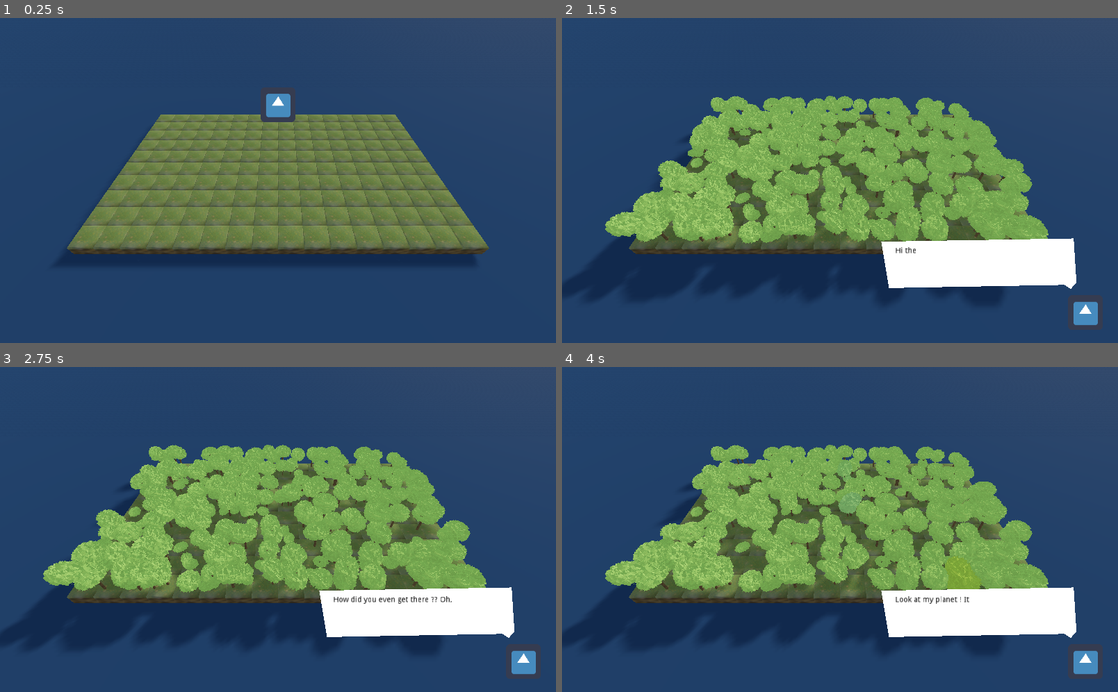
Above: before the commit, frames 1-4 (two rows, left to right).
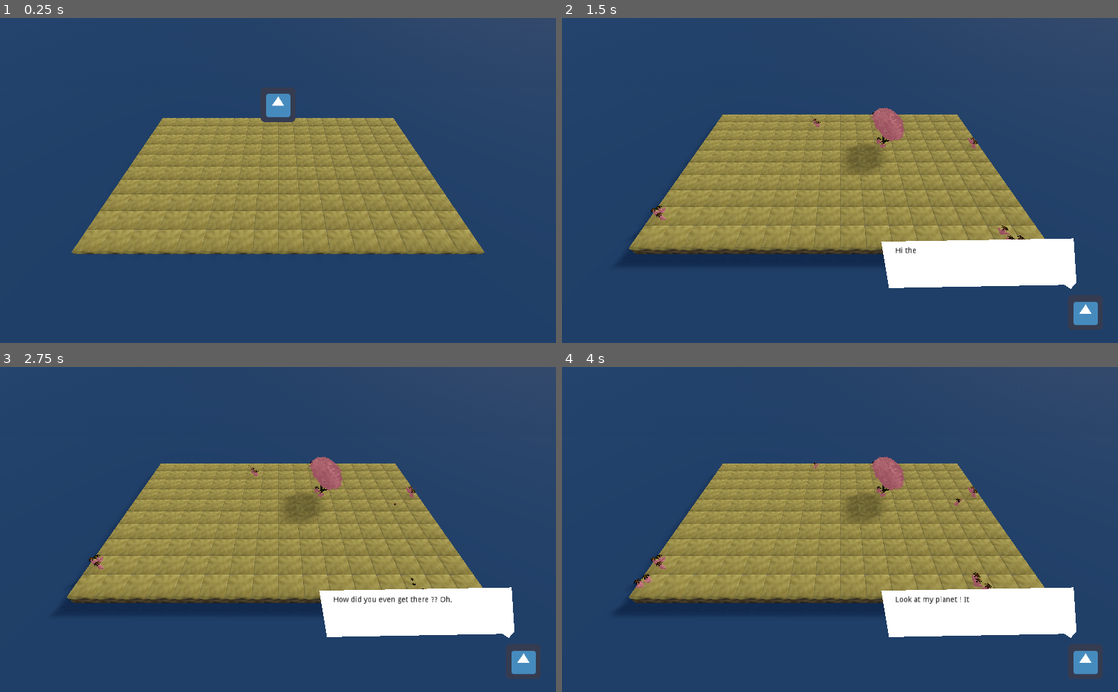
Above: after the commit, the same moments.

Repository: rmonthil-game-jams/scientific-game-jam-2021-team-amber
Game: Godot game, scene res://game/Game.tscn
Same seed, same stepped clock (60 frames per second), same inputs: the game is played once before the commit and once after it. The engine's default icon, where the game draws it, is replaced by a stand-in: a white triangle on a blue panel in a dark square.
Inputs (mouse positions are in pixels of both pictures, inside the frame that each line leads up to):
- Up to frame 1 (0.25 s): no input
- Up to frame 2 (1.5 s): move the mouse to (962, 164) at 0.52 s; click (962, 164) at 0.67 s; move the mouse to (728, 196) at 1.27 s; click (728, 196) at 1.42 s
- Up to frame 3 (2.75 s): click (417, 614) at 2 s
- Up to frame 4 (4 s): click (979, 614) at 2.75 s; click (979, 614) at 3.5 s

The runs differ from the first frame. In frame 1, 24% of the frame differs, in the area x 10-88%, y 29-76%; in frame 2, 32%, in the area x 0-88%, y 23-88%; in frame 3, 32%; in frame 4, 31%.

Commit message:
intro

Diff:
--- a/game/Game.gd
+++ b/game/Game.gd
@@ -1,4 +1,9 @@
 extends Control
+
+func _ready():
+	$World/Simulation.set_empty_state()
+	# TODO: remove the following
+	$Achievements.set_process(false)
 
 func _on_MainMenu_started():
 	$BiodiversityProgress.show()
@@ -10,11 +15,18 @@
 	$World.current_tool = tool_name
 
 var current_tool : String = ""
-func _on_PhyloGeny_started():
+func _on_PhyloGeny_started(dialogue : String):
 	current_tool = $World.current_tool
 	$World.current_tool = ""
 	$BiodiversityProgress.hide()
 
-func _on_PhyloGeny_finished():
+func _on_PhyloGeny_finished(dialogue : String):
 	$World.current_tool = current_tool
 	$BiodiversityProgress.show()
+
+func _on_PhyloGeny_bubble_finished(dialogue : String):
+	match dialogue:
+		"intro5":
+			$World/Simulation.clear()
+		"intro6":
+			$World/Simulation.set_init_state()
--- a/game/Game.tscn
+++ b/game/Game.tscn
@@ -48,6 +48,7 @@
 volume_db = -20.0
 autoplay = true
 [connection signal="tool_selected" from="BiodiversityProgress" to="." method="_on_BiodiversityProgress_tool_selected"]
+[connection signal="bubble_finished" from="PhyloGeny" to="." method="_on_PhyloGeny_bubble_finished"]
 [connection signal="finished" from="PhyloGeny" to="." method="_on_PhyloGeny_finished"]
 [connection signal="started" from="PhyloGeny" to="." method="_on_PhyloGeny_started"]
 [connection signal="started" from="MainMenu" to="." method="_on_MainMenu_started"]
--- a/modules/simulation/Simulation.gd
+++ b/modules/simulation/Simulation.gd
@@ -13,26 +13,28 @@
 		$SimulationCore.state[i][j]["biome"] = biome
 	$SimulationVisual.cells[i][j].state = $SimulationCore.state[i][j].duplicate()
 
-#func preshovel(i, j) -> void:
-#	pass
-#
-#func shovel(i, j) -> void:
-#	if $SimulationCore.state[i][j]["type"] == "water":
-#		$SimulationCore.state[i][j]["type"] = "land"
-#		$SimulationCore.state[i][j]["biome"] = "temperate"
-#		$CreateRock.play()
-#	else:
-#		$SimulationCore.state[i][j].erase("biome")
-#		if $SimulationCore.state[i][j]["type"] == "tree":
-#			$SimulationCore.state[i][j].erase("species")
-#		$SimulationCore.state[i][j]["type"] = "water"
-#		$CreateWater.play()
-#	$SimulationVisual.cells[i][j].state = $SimulationCore.state[i][j].duplicate()
-
 func get_diversity() -> float:
 	return $SimulationCore.get_diversity()
 
-# internal
+func clear() -> void:
+	for i in range($SimulationCore.WIDTH):
+		for j in range($SimulationCore.HEIGHT):
+			$SimulationCore.state[i][j].erase("biome")
+			$SimulationCore.state[i][j].erase("species")
+			$SimulationCore.state[i][j]["type"] = "water"
+			$SimulationVisual.cells[i][j].state = $SimulationCore.state[i][j].duplicate()
+	$CreateWater.play()
 
-func _ready():
+func set_empty_state() -> void:
+	$SimulationCore.MUTATION_INTENSITY = 0.0
+	$SimulationCore.GLOBAL_PROBABILITY_OF_DEATH = 0.5
+	$SimulationCore.state = $SimulationCore.create_empty_state()
 	$SimulationVisual.generate_from_state($SimulationCore.state)
+	$CreateRock.play()
+
+func set_init_state() -> void:
+	$SimulationCore.MUTATION_INTENSITY = 0.5
+	$SimulationCore.GLOBAL_PROBABILITY_OF_DEATH = 0.1
+	$SimulationCore.state = $SimulationCore.create_init_state()
+	$SimulationVisual.generate_from_state($SimulationCore.state)
+	$CreateRock.play()
--- a/modules/simulation/SimulationCore.gd
+++ b/modules/simulation/SimulationCore.gd
@@ -5,17 +5,17 @@
 const WIDTH : int = 16
 const HEIGHT : int = 10
 
-const GLOBAL_PROBABILITY_OF_DEATH : float = 0.1
-const GLOBAL_PROBABILITY_OF_REPLICATION : float = 0.5
-const GLOBAL_PROBABILITY_OF_MUTATION : float = 0.5
+var GLOBAL_PROBABILITY_OF_DEATH : float = 0.1
+var GLOBAL_PROBABILITY_OF_REPLICATION : float = 0.5
+var GLOBAL_PROBABILITY_OF_MUTATION : float = 0.5
 
-const BIOME_SELECTIVITY_TEMPARATE : float = 2.0
-const BIOME_SELECTIVITY_HOT : float = 2.0
-const BIOME_SELECTIVITY_COLD : float = 2.0
+var BIOME_SELECTIVITY_TEMPARATE : float = 2.0
+var BIOME_SELECTIVITY_HOT : float = 2.0
+var BIOME_SELECTIVITY_COLD : float = 2.0
 
-const MUTATION_INTENSITY : float = 0.2
+var MUTATION_INTENSITY : float = 0.2
 
-onready var state : Array = create_empty_state(WIDTH, HEIGHT)
+onready var state : Array = []
 
 #{
 #	"type":"tree" or "water" or "land"
@@ -27,100 +27,115 @@
 
 # init
 
-func create_empty_state(width : int, height : int) -> Array:
+func create_empty_state() -> Array:
 	var matrix : Array = []
-	for i in range(width):
+	for i in range(WIDTH):
 		matrix.append([])
-		for j in range(height):
+		for j in range(HEIGHT):
+			if rand_range(0.0, 1.0) < 0.1:
+				matrix[i].append({"type":"tree", "species":Vector3(1.0, 0.5, 0.5).normalized(), "biome":"hot"})
+			else:
+				matrix[i].append({"type":"land", "biome":"hot"})
+	return matrix
+
+func create_init_state() -> Array:
+	var matrix : Array = []
+	for i in range(WIDTH):
+		matrix.append([])
+		for j in range(HEIGHT):
 			matrix[i].append({"type":"tree", "species":Vector3(0.7, 1.0, 0.4).normalized(), "biome":"temperate"})
 	return matrix
 
 func get_diversity() -> float:
-	# average
-	var n_trees : int = 0
-	var average : Array = [0.0, 0.0, 0.0]
-	for i in range(WIDTH):
-		for j in range(HEIGHT):
-			if state[i][j]["type"] == "tree":
-				for k in range(3):
-					average[k] += state[i][j]["species"][k]
-				n_trees += 1
-	if n_trees > 0:
-		for k in range(3):
-			average[k] /= n_trees
-		# deviation
-		var variance : Array = [0.0, 0.0, 0.0, 0.0, 0.0, 0.0, 0.0, 0.0, 0.0]
+	if state:
+		# average
+		var n_trees : int = 0
+		var average : Array = [0.0, 0.0, 0.0]
 		for i in range(WIDTH):
 			for j in range(HEIGHT):
 				if state[i][j]["type"] == "tree":
-					for ki in range(3):
-						for kj in range(3):
-							variance[ki + 3 * kj] += (state[i][j]["species"][ki] - average[ki]) * (state[i][j]["species"][kj] - average[kj])
-		var deviation : Array = [0.0, 0.0, 0.0, 0.0, 0.0, 0.0, 0.0, 0.0, 0.0]
-		for k in range(9):
-			variance[k] = variance[k] / n_trees
-			deviation[k] = sqrt(abs(variance[k]))
-		# diversity
-		var diversity : float = 0.0
-		for k in range(0, 9):
-			diversity += deviation[k]
-		return diversity / 9
+					for k in range(3):
+						average[k] += state[i][j]["species"][k]
+					n_trees += 1
+		if n_trees > 0:
+			for k in range(3):
+				average[k] /= n_trees
+			# deviation
+			var variance : Array = [0.0, 0.0, 0.0, 0.0, 0.0, 0.0, 0.0, 0.0, 0.0]
+			for i in range(WIDTH):
+				for j in range(HEIGHT):
+					if state[i][j]["type"] == "tree":
+						for ki in range(3):
+							for kj in range(3):
+								variance[ki + 3 * kj] += (state[i][j]["species"][ki] - average[ki]) * (state[i][j]["species"][kj] - average[kj])
+			var deviation : Array = [0.0, 0.0, 0.0, 0.0, 0.0, 0.0, 0.0, 0.0, 0.0]
+			for k in range(9):
+				variance[k] = variance[k] / n_trees
+				deviation[k] = sqrt(abs(variance[k]))
+			# diversity
+			var diversity : float = 0.0
+			for k in range(0, 9):
+				diversity += deviation[k]
+			return diversity / 9
+		else:
+			return 0.0
 	else:
 		return 0.0
 
 # process
 
 func step():
-	# loop over each cell
-	for i in range(WIDTH):
-		for j in range(HEIGHT):
-			match state[i][j]["type"]:
-				"tree":
-					var random_number : float = rand_range(0.0, 1.0)
-					if random_number < get_cell_probability_of_death(state[i][j]):
-						state[i][j]["type"] = "land"
-						state[i][j].erase("species")
-				"water":
-					pass
-				"land":
-					var random_number : float = rand_range(0.0, 1.0)
-					var random_mutation_number : float = rand_range(0.0, 1.0)
-					# get probabilities
-					var probability_of_replication_south : float = 0.0
-					if  j - 1 > 0 and state[i][j-1]["type"] == "tree":
-						probability_of_replication_south += 0.25 * get_cell_probability_of_replication(state[i][j-1])
-					var probability_of_replication_north : float = probability_of_replication_south
-					if j + 1 < HEIGHT and state[i][j+1]["type"] == "tree":
-						probability_of_replication_north += 0.25 * get_cell_probability_of_replication(state[i][j+1])
-					var probability_of_replication_west : float = probability_of_replication_north
-					if i - 1 > 0 and state[i-1][j]["type"] == "tree":
-						probability_of_replication_west += 0.25 * get_cell_probability_of_replication(state[i-1][j])
-					var probability_of_replication_east : float = probability_of_replication_west
-					if i + 1 < WIDTH and state[i+1][j]["type"] == "tree":
-						probability_of_replication_east += 0.25 * get_cell_probability_of_replication(state[i+1][j])
-					# replace land with tree if replication
-					if random_number < probability_of_replication_south:
-						state[i][j]["type"] = state[i][j-1]["type"]
-						state[i][j]["species"] = state[i][j-1]["species"]
-						if random_mutation_number < get_cell_probability_of_mutation(state[i][j]):
-							mutate(state[i][j])
-					elif random_number < probability_of_replication_north:
-						state[i][j]["type"] = state[i][j+1]["type"]
-						state[i][j]["species"] = state[i][j+1]["species"]
-						if random_mutation_number < get_cell_probability_of_mutation(state[i][j]):
-							mutate(state[i][j])
-					elif random_number < probability_of_replication_west:
-						state[i][j]["type"] = state[i-1][j]["type"]
-						state[i][j]["species"] = state[i-1][j]["species"]
-						if random_mutation_number < get_cell_probability_of_mutation(state[i][j]):
-							mutate(state[i][j])
-					elif random_number < probability_of_replication_east:
-						state[i][j]["type"] = state[i+1][j]["type"]
-						state[i][j]["species"] = state[i+1][j]["species"]
-						if random_mutation_number < get_cell_probability_of_mutation(state[i][j]):
-							mutate(state[i][j])
-	# signal
-	emit_signal("step", state)
+	if state:
+		# loop over each cell
+		for i in range(WIDTH):
+			for j in range(HEIGHT):
+				match state[i][j]["type"]:
+					"tree":
+						var random_number : float = rand_range(0.0, 1.0)
+						if random_number < get_cell_probability_of_death(state[i][j]):
+							state[i][j]["type"] = "land"
+							state[i][j].erase("species")
+					"water":
+						pass
+					"land":
+						var random_number : float = rand_range(0.0, 1.0)
+						var random_mutation_number : float = rand_range(0.0, 1.0)
+						# get probabilities
+						var probability_of_replication_south : float = 0.0
+						if  j - 1 > 0 and state[i][j-1]["type"] == "tree":
+							probability_of_replication_south += 0.25 * get_cell_probability_of_replication(state[i][j-1])
+						var probability_of_replication_north : float = probability_of_replication_south
+						if j + 1 < HEIGHT and state[i][j+1]["type"] == "tree":
+							probability_of_replication_north += 0.25 * get_cell_probability_of_replication(state[i][j+1])
+						var probability_of_replication_west : float = probability_of_replication_north
+						if i - 1 > 0 and state[i-1][j]["type"] == "tree":
+							probability_of_replication_west += 0.25 * get_cell_probability_of_replication(state[i-1][j])
+						var probability_of_replication_east : float = probability_of_replication_west
+						if i + 1 < WIDTH and state[i+1][j]["type"] == "tree":
+							probability_of_replication_east += 0.25 * get_cell_probability_of_replication(state[i+1][j])
+						# replace land with tree if replication
+						if random_number < probability_of_replication_south:
+							state[i][j]["type"] = state[i][j-1]["type"]
+							state[i][j]["species"] = state[i][j-1]["species"]
+							if random_mutation_number < get_cell_probability_of_mutation(state[i][j]):
+								mutate(state[i][j])
+						elif random_number < probability_of_replication_north:
+							state[i][j]["type"] = state[i][j+1]["type"]
+							state[i][j]["species"] = state[i][j+1]["species"]
+							if random_mutation_number < get_cell_probability_of_mutation(state[i][j]):
+								mutate(state[i][j])
+						elif random_number < probability_of_replication_west:
+							state[i][j]["type"] = state[i-1][j]["type"]
+							state[i][j]["species"] = state[i-1][j]["species"]
+							if random_mutation_number < get_cell_probability_of_mutation(state[i][j]):
+								mutate(state[i][j])
+						elif random_number < probability_of_replication_east:
+							state[i][j]["type"] = state[i+1][j]["type"]
+							state[i][j]["species"] = state[i+1][j]["species"]
+							if random_mutation_number < get_cell_probability_of_mutation(state[i][j]):
+								mutate(state[i][j])
+		# signal
+		emit_signal("step", state)
 
 func get_cell_probability_of_death(tree_cell : Dictionary):
 	var d : float = 1.0
--- a/modules/simulation/SimulationVisual.gd
+++ b/modules/simulation/SimulationVisual.gd
@@ -7,26 +7,27 @@
 var cells : Array = []
 
 func generate_from_state(state : Array):
-	# clean
-	for cell in $Cells.get_children():
-		cell.queue_free()
-	# init
-	width = state.size()
-	height = state[0].size()
-	cells = []
-	# generation loop
-	for i in range(width):
-		cells.append([])
-		for j in range(height):
-			# create cell
-			cells[i].append(preload("res://modules/simulation/SimulationVisualCell.tscn").instance())
-			$Cells.add_child(cells[i][j])
-			# set cell parameters
-			cells[i][j].translation = Vector3((i - width/2) * DX + DX/2, 0.0, (j - height/2) + DX)
-			cells[i][j].I = i
-			cells[i][j].J = j
-			# set state
-			cells[i][j].state = state[i][j].duplicate()
+	if state:
+		# clean
+		for cell in $Cells.get_children():
+			cell.queue_free()
+		# init
+		width = state.size()
+		height = state[0].size()
+		cells = []
+		# generation loop
+		for i in range(width):
+			cells.append([])
+			for j in range(height):
+				# create cell
+				cells[i].append(preload("res://modules/simulation/SimulationVisualCell.tscn").instance())
+				$Cells.add_child(cells[i][j])
+				# set cell parameters
+				cells[i][j].translation = Vector3((i - width/2) * DX + DX/2, 0.0, (j - height/2) + DX)
+				cells[i][j].I = i
+				cells[i][j].J = j
+				# set state
+				cells[i][j].state = state[i][j].duplicate()
 
 func update_to_state(state : Array):
 	# generation loop
--- a/modules/simulation/SimulationVisualCell.gd
+++ b/modules/simulation/SimulationVisualCell.gd
@@ -12,8 +12,8 @@
 
 var state : Dictionary = {} setget _set_state
 
-onready var current_ground : Spatial = $Ground
-var current_ground_biome : String = "temperate"
+onready var current_ground : Spatial = null
+var current_ground_biome : String = ""
 
 # interface
 
@@ -64,7 +64,8 @@
 			current_ground.show()
 		else:
 			current_ground_biome = biome
-			current_ground.queue_free()
+			if current_ground:
+				current_ground.queue_free()
 			match biome:
 				"temperate":
 					current_ground = preload("res://game/assets/biome_neutral/scenes/Ground.tscn").instance()
@@ -143,7 +144,7 @@
 			$TweenTrees.start()
 
 func _clear_tree():
-	if not is_trees_clearing:
+	if not is_trees_clearing and current_ground:
 		if is_trees_spawning:
 			$TweenTrees.stop_all()
 			is_trees_spawning = false
--- a/modules/simulation/SimulationVisualCell.tscn
+++ b/modules/simulation/SimulationVisualCell.tscn
@@ -1,17 +1,12 @@
-[gd_scene load_steps=4 format=2]
+[gd_scene load_steps=3 format=2]
 
 [ext_resource path="res://modules/simulation/SimulationVisualCell.gd" type="Script" id=1]
-[ext_resource path="res://game/assets/biome_neutral/scenes/Ground.tscn" type="PackedScene" id=3]
 
 [sub_resource type="BoxShape" id=1]
 extents = Vector3( 0.5, 0.5, 0.5 )
 
 [node name="SimulationVisualCell" type="Spatial"]
 script = ExtResource( 1 )
-
-[node name="Ground" parent="." instance=ExtResource( 3 )]
-
-[node name="Trees" type="Spatial" parent="Ground"]
 
 [node name="Area" type="Area" parent="."]
 input_ray_pickable = false
--- a/modules/ui/Dialog.gd
+++ b/modules/ui/Dialog.gd
@@ -1,7 +1,8 @@
 extends Control
 
-signal started
-signal finished
+signal started(dialogue)
+signal finished(dialogue)
+signal bubble_finished(dialogue)
 
 onready var Text = get_node("TextureRect/Text")
 
@@ -28,10 +29,9 @@
 	Text.set_bbcode(dialogs[currentDialogState+ str(currentDialogNumber)])
 	Text.set_visible_characters(0)
 	currentDialogNumber += 1
-	emit_signal("started")
+	emit_signal("started", dialogue)
 
 func NextDialogue():
-	print(currentDialogNumber)
 	Text.set_bbcode(dialogs[currentDialogState+ str(currentDialogNumber)])
 	Text.set_visible_characters(0)
 	currentDialogNumber += 1
@@ -51,9 +51,11 @@
 func _on_TextureButton_pressed():
 	if Text.get_visible_characters() > Text.get_total_character_count():
 		if currentDialogNumber < totalStateNumber:
+			emit_signal("bubble_finished", currentDialogState + str(currentDialogNumber))
 			NextDialogue()
 		else:
-			emit_signal("finished")
+			emit_signal("bubble_finished", currentDialogState + str(currentDialogNumber))
+			emit_signal("finished", currentDialogState)
 			visible = false
 	else :
 		Text.set_visible_characters(Text.get_total_character_count())
--- a/modules/ui/GameTitle.gd
+++ b/modules/ui/GameTitle.gd
@@ -7,11 +7,9 @@
 
 var deltaMovement : float = 5
 
-# Called when the node enters the scene tree for the first time.
+
 func _ready():
 	rect_position = Vector2(get_viewport().size.x/2, get_viewport().size.y/3)
-	pass # Replace with function body.
-
 
 func _input(event):
 	if event is InputEventMouseButton \
@@ -20,8 +18,8 @@
 		self.onClick()
 
 func onClick():
-	anim.stop()
-	anim.play("Dissapear")
+	if not anim.current_animation == "Dissapear":
+		anim.play("Dissapear")
 
 func _on_AnimationPlayer_animation_finished(anim_name):
 	if anim_name == "Dissapear":
